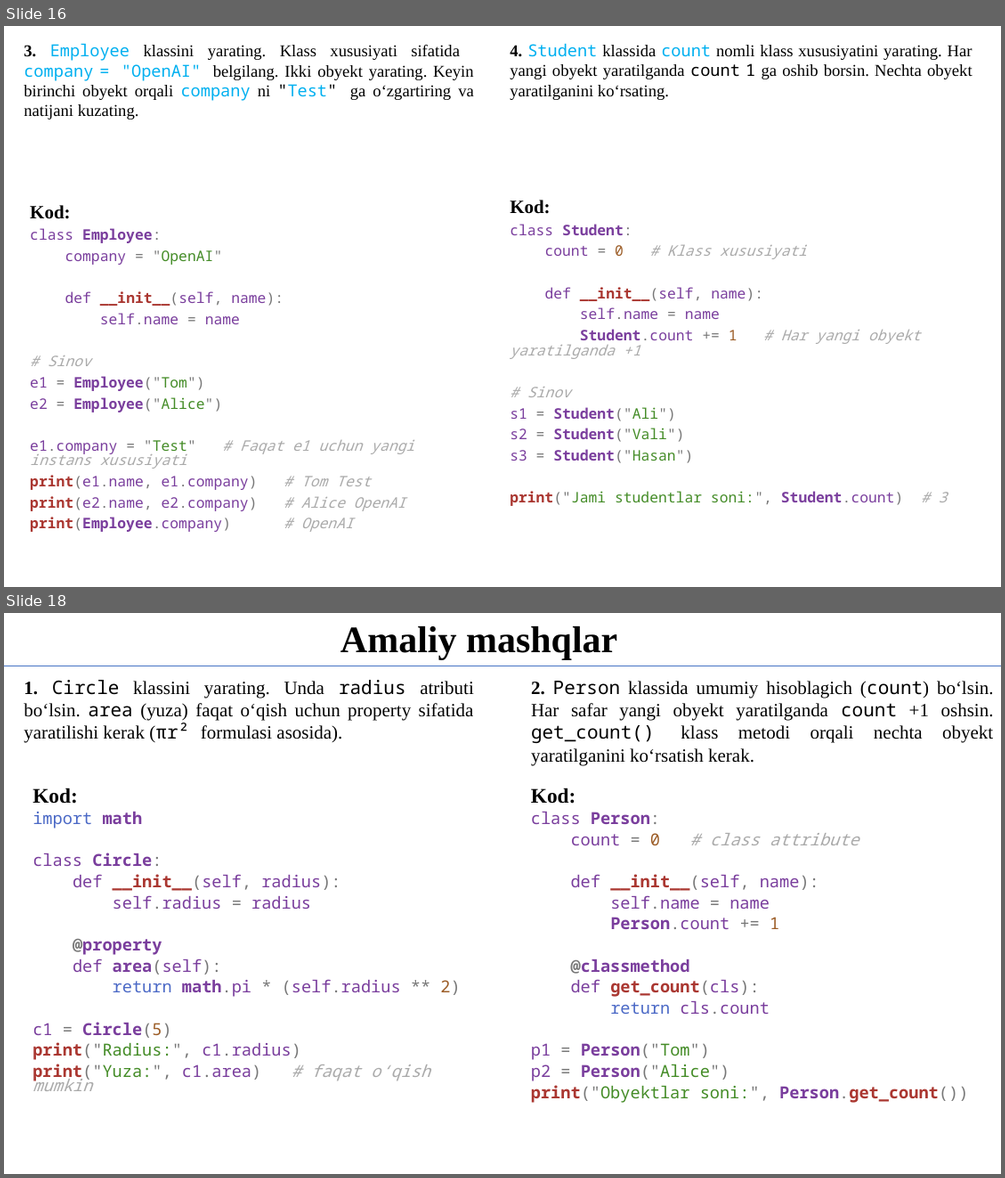
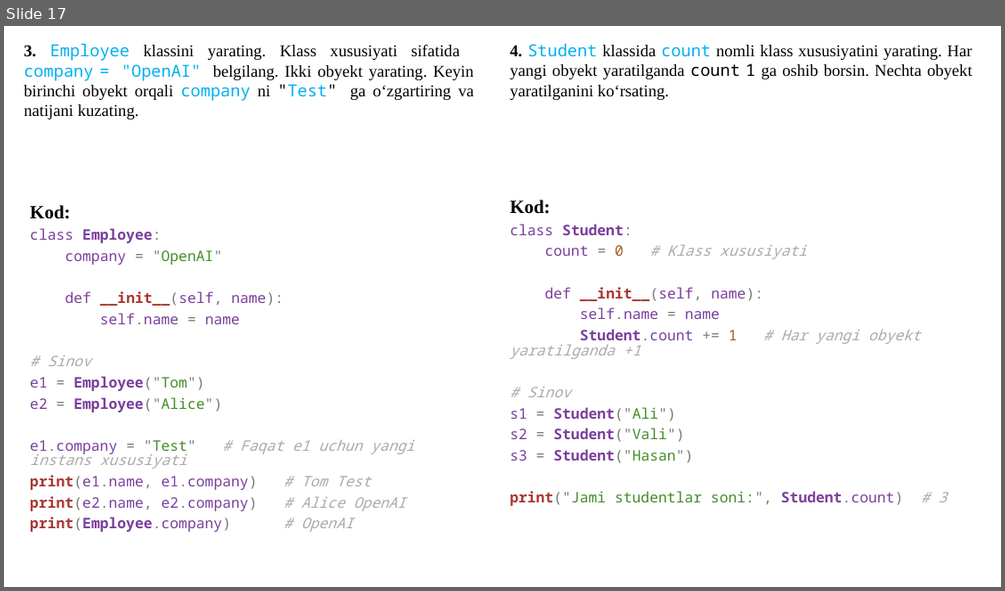
Before and after one commit to qwerty291996/2025-2026, a slide deck: Dars materiallari 2025-2026/Sun'iy intellekt asoslari 2025-2026/1.15 Pythonda Vorislikdan foydalanish/1.15 Pythonda Vorislikdan foydalanish.pptx. Shown one above the other, each under a label of ours: slides 16 and 18 before the commit, slide 17 after it; the slides between them are not shown. The pictures are 1005x1178 and 1005x591 pixels, drawn with LibreOffice and Linux fonts; fonts in the diff are those of the drawing. Boxes give left, top, right and bottom in pixels: in the first picture for what was removed or moved away, otherwise in the second. Text is boxed around its words. In the diff, an @@ line names an element or a change of style, - is before the commit and + after.

```diff
--- a/Dars materiallari 2025-2026/Sun'iy intellekt asoslari 2025-2026/1.15 Pythonda Vorislikdan foydalanish/1.15 Pythonda Vorislikdan foydalanish.pptx
+++ b/Dars materiallari 2025-2026/Sun'iy intellekt asoslari 2025-2026/1.15 Pythonda Vorislikdan foydalanish/1.15 Pythonda Vorislikdan foydalanish.pptx
@@ slide 18 removed at bbox=[4, 613, 1001, 1174], background #FFFFFF @@
@@ text removed at bbox=[340, 626, 617, 659] @@
-Amaliy mashqlar
@@ line removed from (4, 666) to (1001, 666) @@
@@ text removed at bbox=[24, 680, 474, 743] @@
-1️. Circle klassini yarating. Unda radius atributi bo‘lsin. area (yuza) faqat o‘qish uchun property sifatida yaratilishi kerak (πr² formulasi asosida).
@@ text removed at bbox=[531, 681, 994, 765] @@
-2️. Person klassida umumiy hisoblagich (count) bo‘lsin. Har safar yangi obyekt yaratilganda count +1 oshsin. get_count() klass metodi orqali nechta obyekt yaratilganini ko‘rsatish kerak.
@@ text removed at bbox=[32, 787, 460, 1091] @@
-Kod:
-import math
-class Circle:
-def __init__(self, radius):
-self.radius = radius
-@property
-def area(self):
-return math.pi * (self.radius ** 2)
-c1 = Circle(5)
-print("Radius:", c1.radius)
-print("Yuza:", c1.area) # faqat o‘qish mumkin
@@ text removed at bbox=[531, 787, 968, 1103] @@
-Kod:
-class Person:
-count = 0 # class attribute
-def __init__(self, name):
-self.name = name
-Person.count += 1
-@classmethod
-def get_count(cls):
-return cls.count
-p1 = Person("Tom")
-p2 = Person("Alice")
-print("Obyektlar soni:", Person.get_count())
@@ what was slide 16 is now slide 17 @@
```
Also in this commit, not shown: 6 slides changed, 1 slide added, 2 other slides removed, 13 other files.
